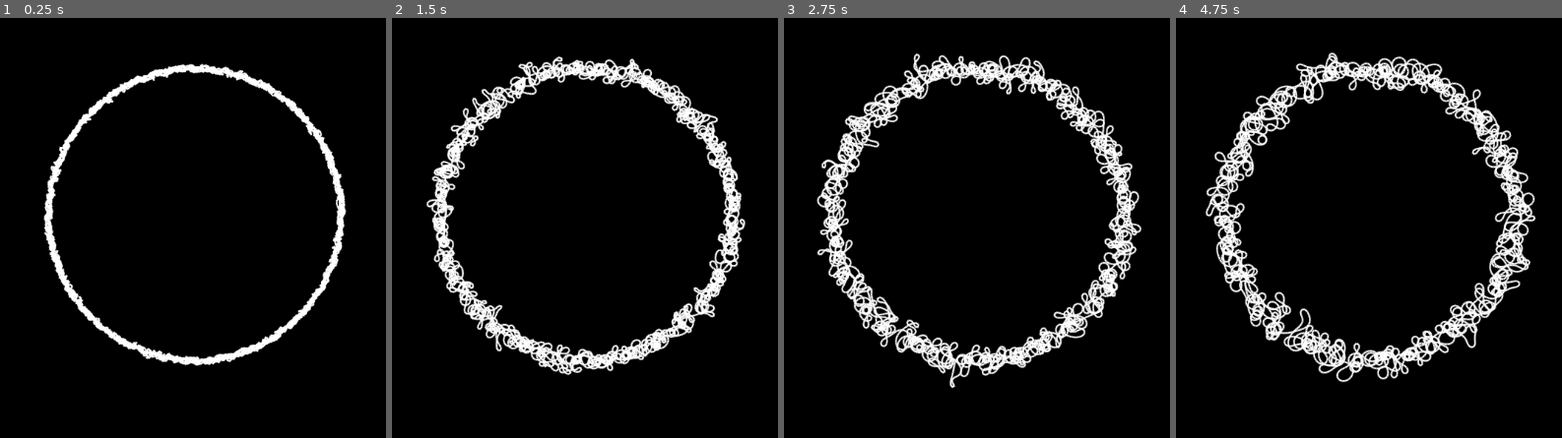
Above: before the commit, frames 1-4 (left to right).
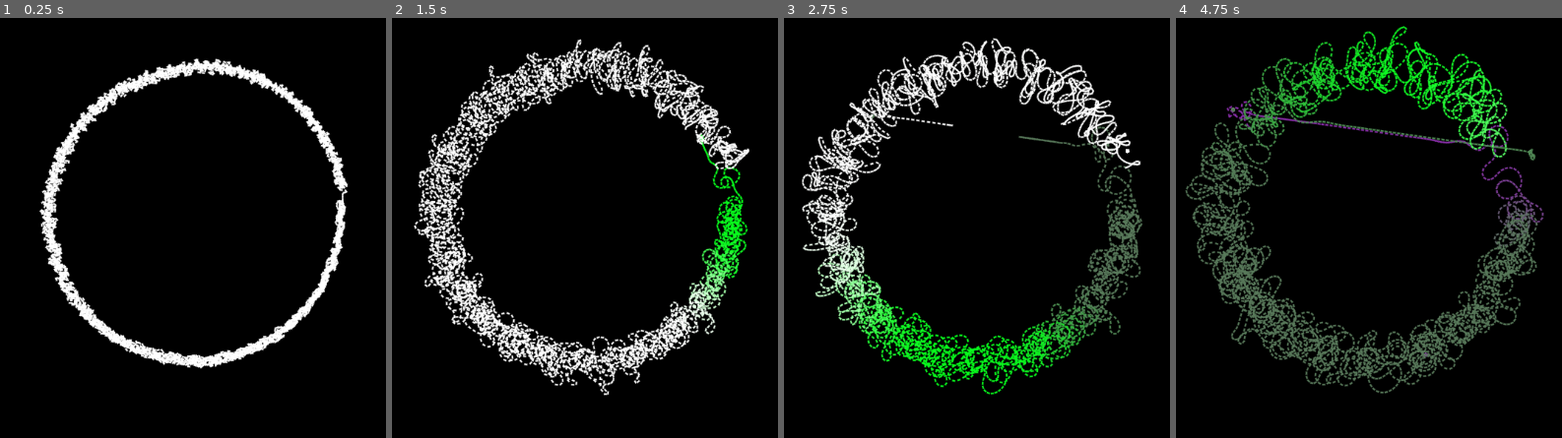
Above: after the commit, the same moments.

Repository: SomegitMissing/EmmaPaitings
Game: Godot game, scene res://camera_2d.tscn
The game is run twice, just before and just after one commit, with the same random seed, the same clock (stepped at 60 frames per second) and the same inputs. The project has no main scene, so this scene is started directly.
Inputs:
- Up to frame 1 (0.25 s): no input
- Up to frame 2 (1.5 s): no input
- Up to frame 3 (2.75 s): no input
- Up to frame 4 (4.75 s): no input

The runs differ from the first frame. In frame 1, 4.7% of the frame differs, in the area x 10-91%, y 9-84%; in frame 2, 16%; in frame 3, 18%; in frame 4, 21%, in the area x 2-96%, y 1-90%.

Commit message:
✨Making this more woobely

Diff:
--- a/camera_2d.gd
+++ b/camera_2d.gd
@@ -1,9 +1,7 @@
 class_name Parent
 extends Camera2D
 
-@export var curvature: float;
 @export var particles: int;
-var osc: float;
 
 var p_arr: Array[Trajectory] = [];
 
@@ -22,15 +20,18 @@
 	queue_redraw()
 
 func _draw() -> void:
-	osc = cos(Engine.get_process_frames()*0.01) + 0.2;
+	var frame_count = Engine.get_process_frames();
 	for i in particles:
+		var i_pi_div := float(i) / particles * PI;
+		var curvature := 0.7 + cos(i_pi_div + frame_count * 0.1)/5;
+		var osc := cos(i_pi_div + frame_count * 0.01) + 0.2;
+
 		var p := p_arr[i];
-
 		if i > 0:
 			var prev_p = p_arr[i-1];
 			p.foward();
 			p.steer_towards(prev_p.position, curvature);
-			p.average_color(prev_p);
+			p.average_color(prev_p, 0.95);
 		else:
 			var prev_p = p_arr[particles - 1];
 			p.foward()
@@ -40,7 +41,7 @@
 		if p.mutant:
 			p.step_magnitude = osc;
 
-	if randi_range(0, 100) != 1:
+	if randi_range(0, 50) != 1:
 		return;
 
 	var r_i = randi_range(0, particles-1);
--- a/camera_2d.tscn
+++ b/camera_2d.tscn
@@ -4,5 +4,4 @@
 
 [node name="Camera2D" type="Camera2D"]
 script = ExtResource("1_u0e42")
-curvature = 0.8
 particles = 4000
--- a/particle.gd
+++ b/particle.gd
@@ -6,36 +6,33 @@
 var step_magnitude: float = 3;
 var mutant: bool = false;
 var line_color: Color = Color.WHITE;
+var drw_line: Callable;
+var drw_circle: Callable;
 
 func _ready() -> void:
 	delta_pos = position;
 
-func average_color(target: Trajectory) -> Color:
-	var result := Color(
-		(line_color.r + target.line_color.r)/2,
-		(line_color.g + target.line_color.g)/2,
-		(line_color.b + target.line_color.b)/2,
-	);
+	var parent = get_parent();
+	drw_line = parent.draw_line;
+	drw_circle = parent.draw_circle;
 
-	line_color = result;
-
-	return result;
+func average_color(target: Trajectory, percentage: float) -> void:
+	line_color = line_color.lerp(target.line_color, percentage);
 
 func foward():
 	delta_pos.x += cos(direction) * step_magnitude;
 	delta_pos.y += sin(direction) * step_magnitude;
 
-	if visible:
-		get_parent().draw_line(
-			position,
-			delta_pos,
-			line_color,
-			1,
-			true
-		);
+	drw_line.call(
+		position,
+		delta_pos,
+		line_color,
+		1,
+		true
+	);
 
 	if mutant:
-		get_parent().draw_circle(position, 3, line_color)
+		drw_circle.call(position, 3, line_color)
 
 
 	position = delta_pos;
